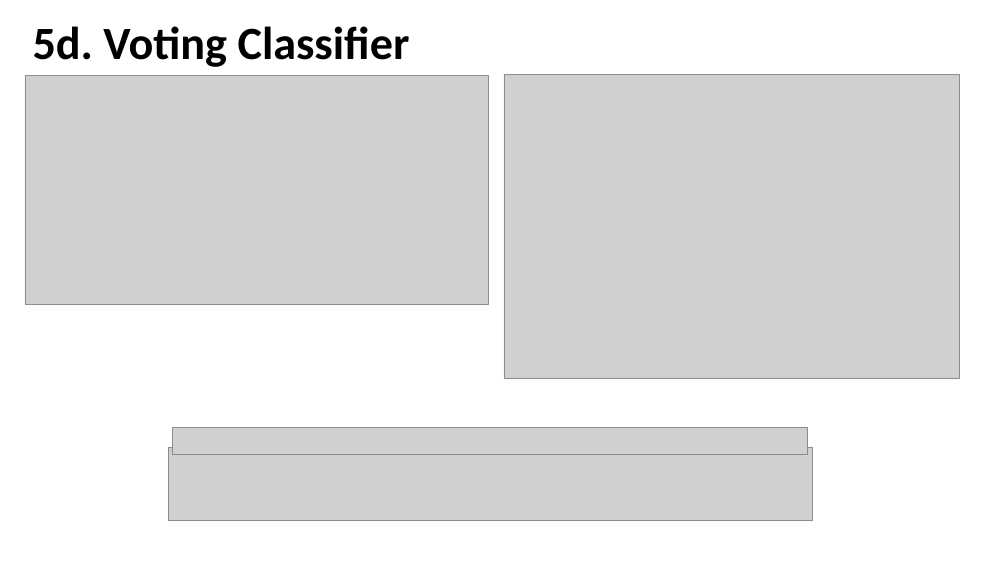
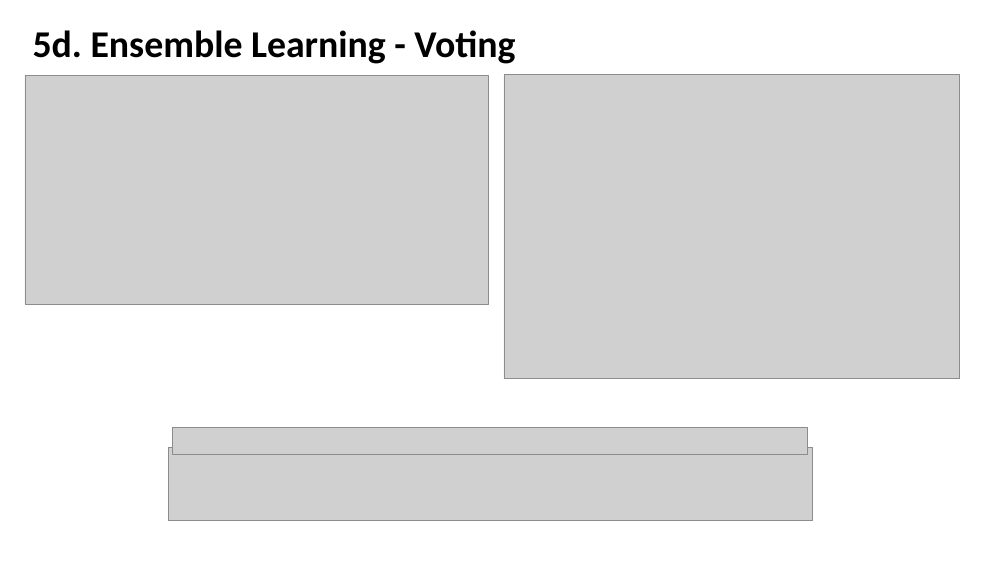
Before and after one commit to CSML1010-3-2020/NLPCourseProject, a slide deck: slide 17 of Milestone02.pptx. Drawn at 1008x567 pixels with LibreOffice and Linux fonts; fonts in the diff are those of the drawing; grey boxes stand for pictures. Boxes give left, top, right and bottom in pixels: in the first picture for what was removed or moved away, otherwise in the second. Text is boxed around its words. In the diff, an @@ line names an element or a change of style, - is before the commit and + after.

```diff
--- a/Milestone02.pptx
+++ b/Milestone02.pptx
@@ title at box(33, 30, 515, 64): text changed; size 44 to 36 pt @@
-5d. Voting Classifier
+5d. Ensemble Learning - Voting
```
Also in this commit, not shown: 1 other slide changed, 2 other files.
